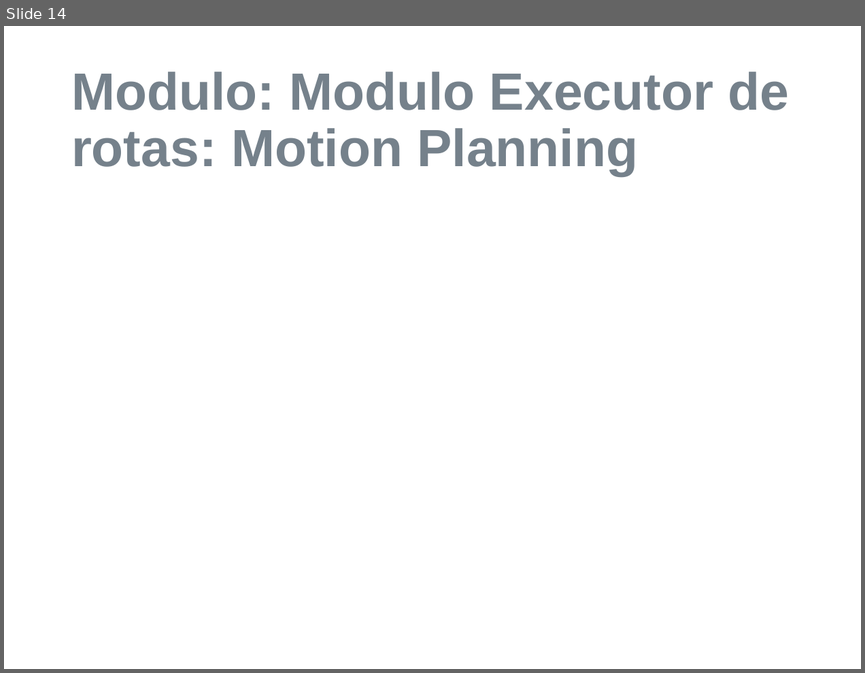
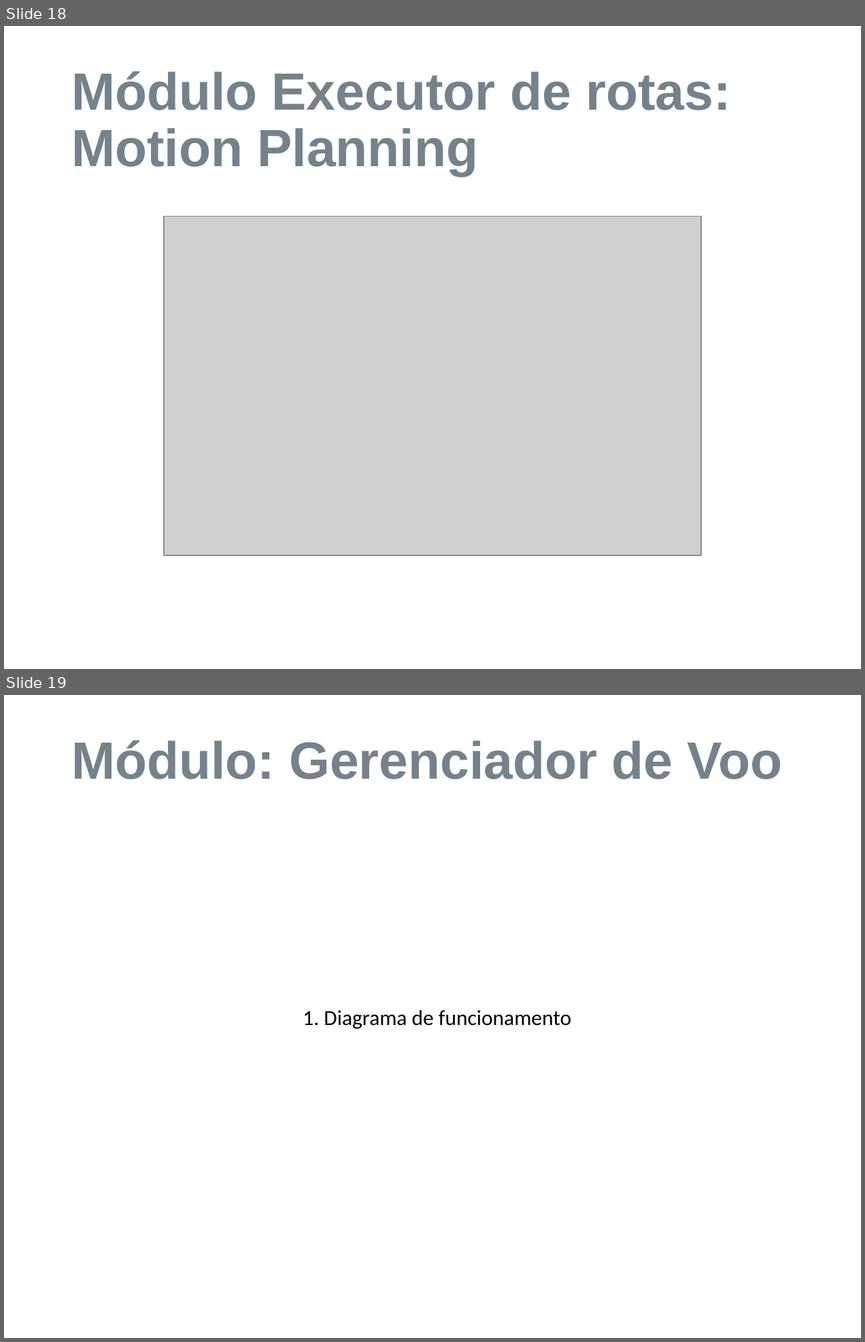
Before and after one commit to matheuskraemer/pfc, a slide deck: doc/apresentacao/Tema-Apresentação-Exemplo.ppt. Shown one above the other, each under a label of ours: slide 14 before the commit, slides 18 and 19 after it. The pictures are 865x673 and 865x1342 pixels, drawn with LibreOffice and Linux fonts; fonts in the diff are those of the drawing; grey boxes stand for pictures; background and template pictures are left out. Boxes give left, top, right and bottom in pixels: in the first picture for what was removed or moved away, otherwise in the second. Text is boxed around its words. In the diff, an @@ line names an element or a change of style, - is before the commit and + after.

```diff
--- a/doc/apresentacao/Tema-Apresentação-Exemplo.ppt
+++ b/doc/apresentacao/Tema-Apresentação-Exemplo.ppt
@@ slide 19 added at (4,695,861,1338), background picture (left out) @@
@@ title added at (71,740,783,779), 44 pt, text #75818B, bold @@
+Módulo: Gerenciador de Voo
@@ text added at (303,1010,571,1029), 18 pt, text #000000 @@
+1. Diagrama de funcionamento
@@ what was slide 14 is now slide 18 @@
@@ slide 18 changed as well @@
@@ title at (71,71,731,176): text changed @@
-Modulo: Modulo Executor de rotas: Motion Planning
+Módulo Executor de rotas: Motion Planning
@@ picture added at (163,216,700,556) @@
```
Also in this commit, not shown: 13 other slides changed, 24 other slides added, 12 slides removed, 1 other file.
